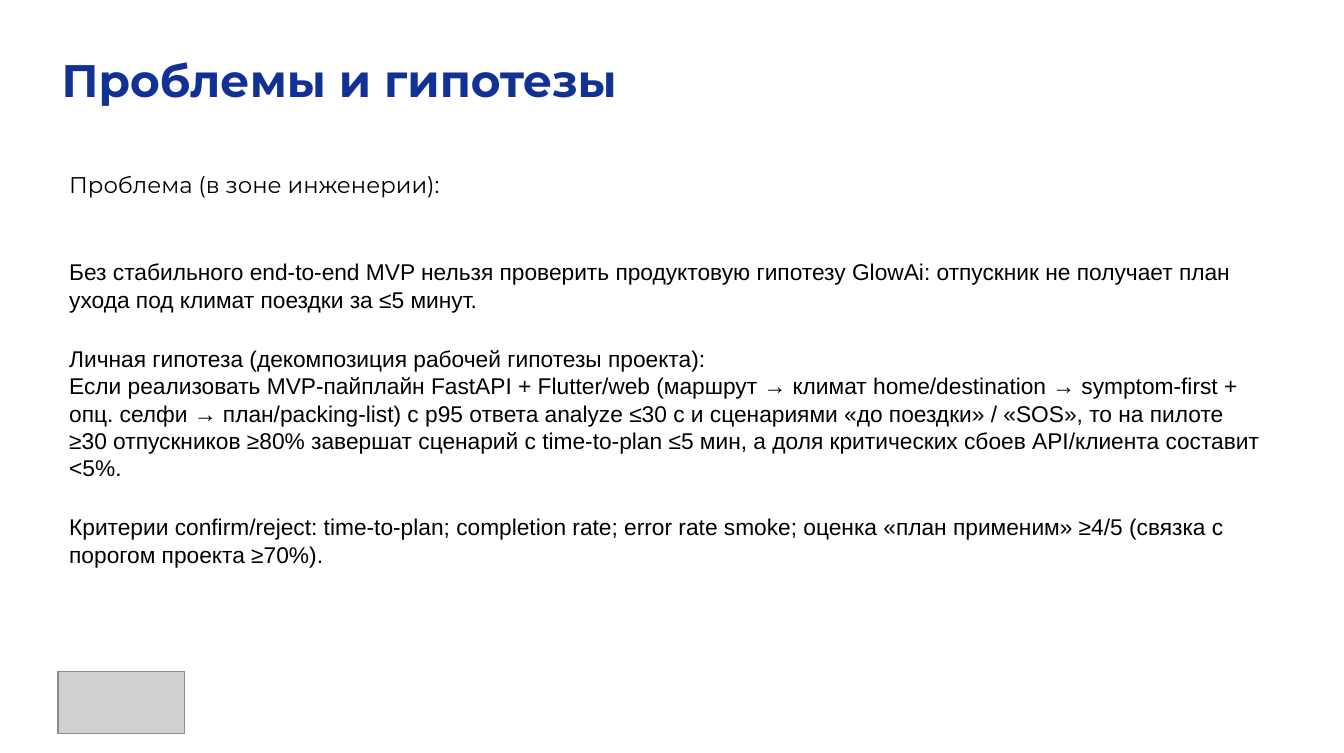
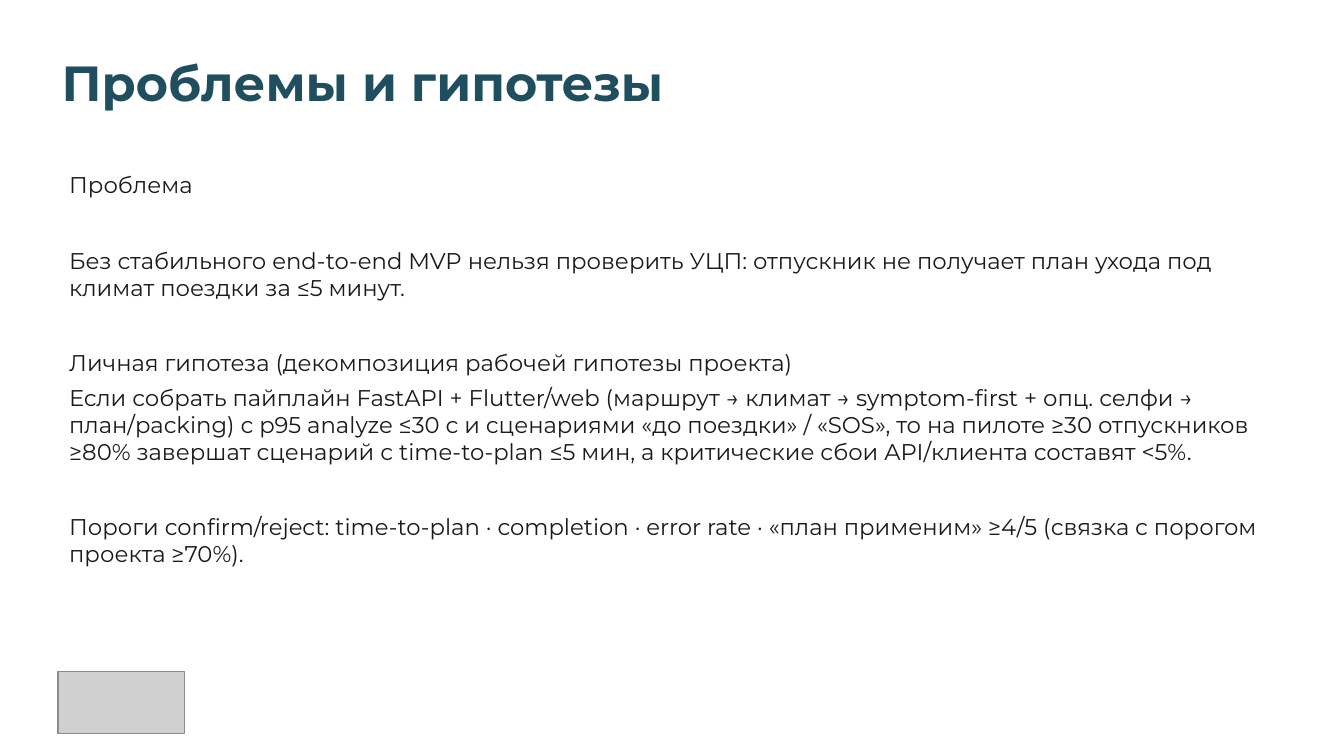
Before and after one commit to artur-ger/GlowAi, a slide deck: slide 4 of docs/Чепурных_Артур_индивидуальная_НИР3_GlowAi.pptx. Drawn at 1344x753 pixels with LibreOffice and Linux fonts; fonts in the diff are those of the drawing; grey boxes stand for pictures. Boxes give left, top, right and bottom in pixels: in the first picture for what was removed or moved away, otherwise in the second. Text is boxed around its words. In the diff, an @@ line names an element or a change of style, - is before the commit and + after.

```diff
--- a/docs/Чепурных_Артур_индивидуальная_НИР3_GlowAi.pptx
+++ b/docs/Чепурных_Артур_индивидуальная_НИР3_GlowAi.pptx
@@ text "Проблемы и гипотезы" at (x1=62, y1=63, x2=663, y2=111): size 24 to 26 pt, text colour #123194 to #1F4E5F; more space between paragraphs @@
@@ text at (x1=69, y1=176, x2=1256, y2=567): text changed; font Arial to Montserrat; text colour #000000 to #1A1A1A @@
-Проблема (в зоне инженерии):
-Без стабильного end-to-end MVP нельзя проверить продуктовую гипотезу GlowAi: отпускник не получает план ухода под климат поездки за ≤5 минут.
-Личная гипотеза (декомпозиция рабочей гипотезы проекта):
-Если реализовать MVP-пайплайн FastAPI + Flutter/web (маршрут → климат home/destination → symptom-first + опц. селфи → план/packing-list) с p95 ответа analyze ≤30 с и сценариями «до поездки» / «SOS», то на пилоте ≥30 отпускников ≥80% завершат сценарий с time-to-plan ≤5 мин, а доля критических сбоев API/клиента составит <5%.
-Критерии confirm/reject: time-to-plan; completion rate; error rate smoke; оценка «план применим» ≥4/5 (связка с порогом проекта ≥70%).
+Проблема
+Без стабильного end-to-end MVP нельзя проверить УЦП: отпускник не получает план ухода под климат поездки за ≤5 минут.
+Личная гипотеза (декомпозиция рабочей гипотезы проекта)
+Если собрать пайплайн FastAPI + Flutter/web (маршрут → климат → symptom-first + опц. селфи → план/packing) с p95 analyze ≤30 с и сценариями «до поездки» / «SOS», то на пилоте ≥30 отпускников ≥80% завершат сценарий с time-to-plan ≤5 мин, а критические сбои API/клиента составят <5%.
+Пороги confirm/reject: time-to-plan · completion · error rate · «план применим» ≥4/5 (связка с порогом проекта ≥70%).
```
Also in this commit, not shown: 12 other slides changed, 1 slide added, 1 slide removed, 27 other files.
